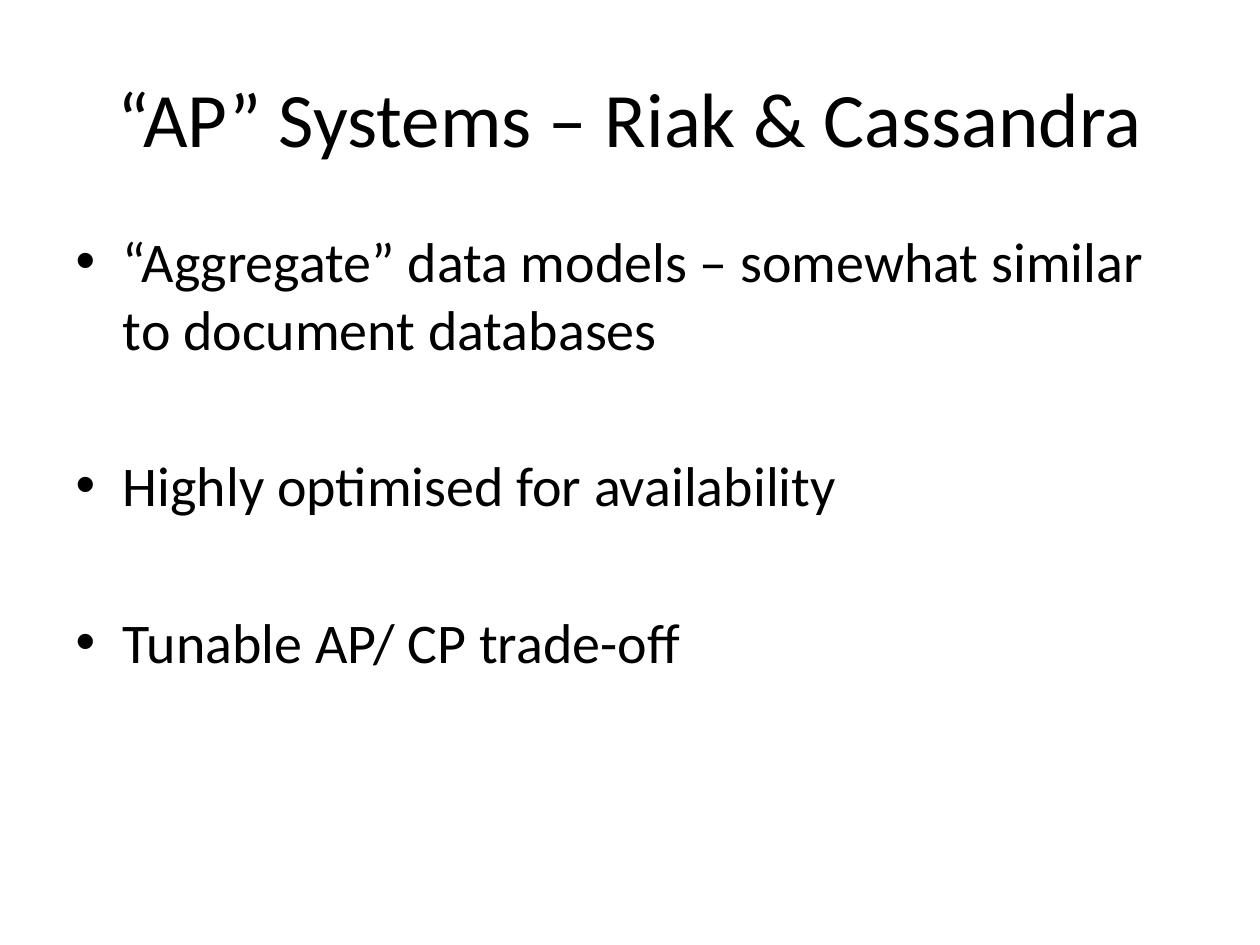
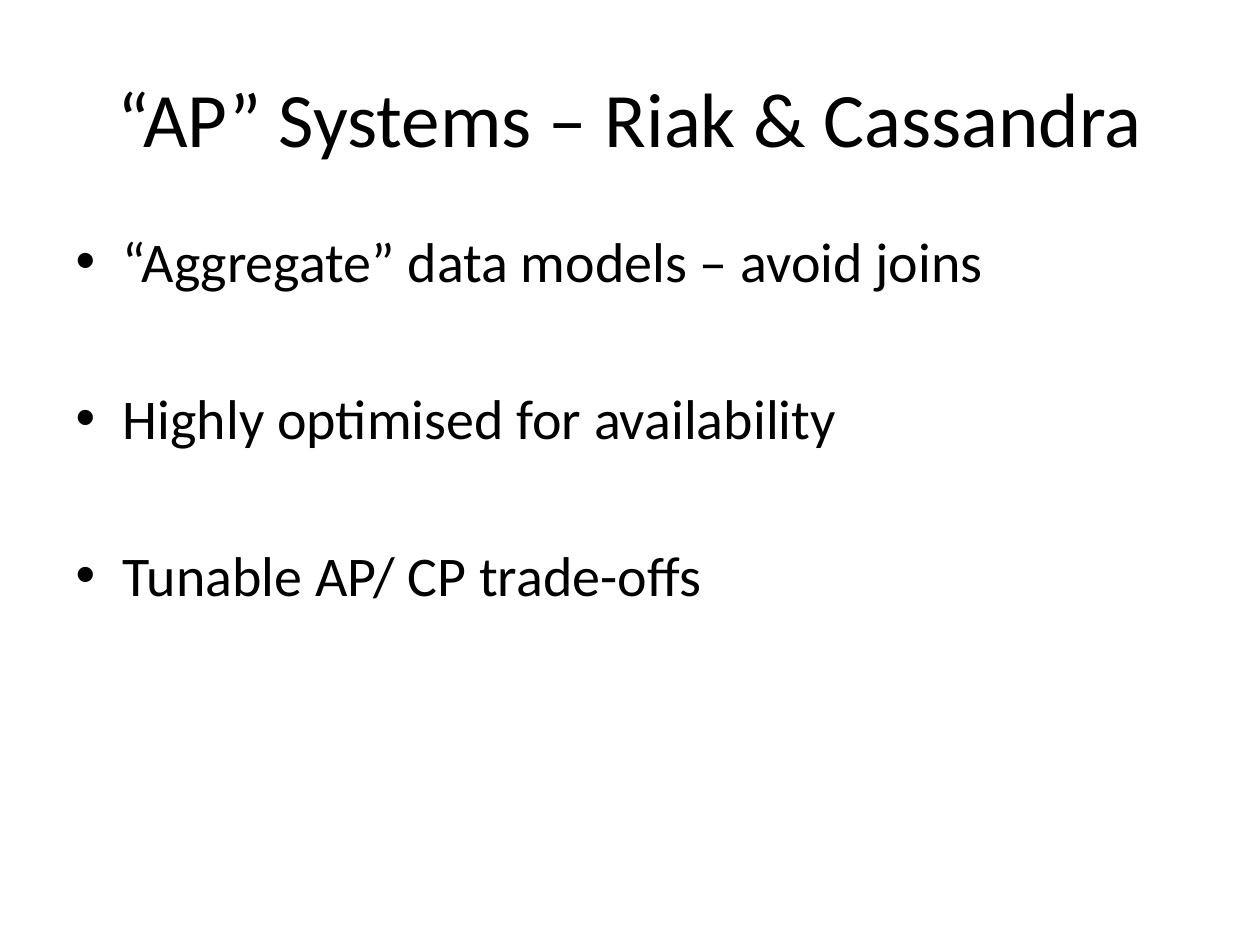
Before and after one commit to alexdgarland/database-demos, a slide deck: slide 33 of Slides/Not Only SQL - Picking A Database for DotNET.pptx. Drawn at 1260x945 pixels with LibreOffice and Linux fonts; fonts in the diff are those of the drawing. Boxes give left, top, right and bottom in pixels: in the first picture for what was removed or moved away, otherwise in the second. Text is boxed around its words. In the diff, an @@ line names an element or a change of style, - is before the commit and + after.

```diff
--- a/Slides/Not Only SQL - Picking A Database for DotNET.pptx
+++ b/Slides/Not Only SQL - Picking A Database for DotNET.pptx
@@ text at [123, 241, 983, 292]: text changed @@
-• “Aggregate” data models – somewhat similar to document databases
+• “Aggregate” data models – avoid joins
@@ text at [123, 557, 701, 599]: text changed @@
-• Tunable AP/ CP trade-off
+• Tunable AP/ CP trade-offs
```
Also in this commit, not shown: 7 other slides changed, 6 slides added, 1 slide removed.
